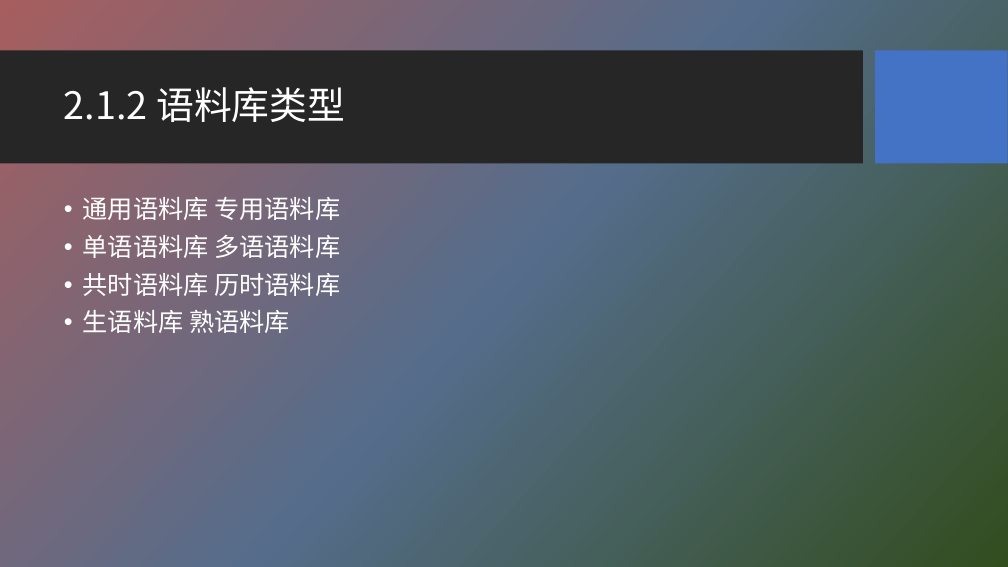
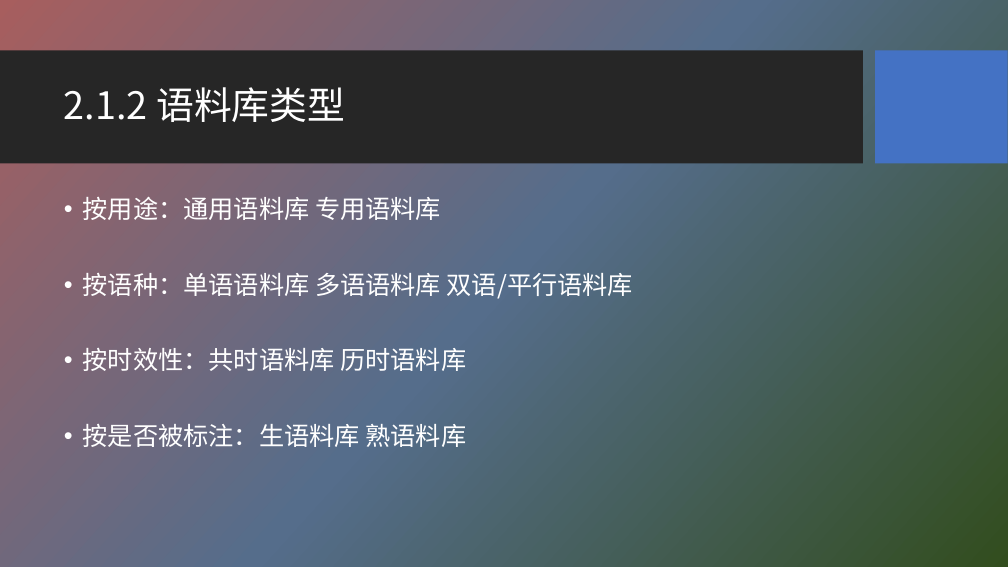
Before and after one commit to HBU/NLP_PPT, a slide deck: slide 9 of PPT-2020/ch02 语料库与词汇知识库.pptx (slide 7 before the commit). Drawn at 1008x567 pixels with LibreOffice and Linux fonts; fonts in the diff are those of the drawing; background and template pictures are left out. Boxes give left, top, right and bottom in pixels: in the first picture for what was removed or moved away, otherwise in the second. Text is boxed around its words. In the diff, an @@ line names an element or a change of style, - is before the commit and + after.

```diff
--- a/PPT-2020/ch02 语料库与词汇知识库.pptx
+++ b/PPT-2020/ch02 语料库与词汇知识库.pptx
@@ text at (83, 197, 633, 447): text changed @@
-• 通用语料库 专用语料库
-• 单语语料库 多语语料库
-• 共时语料库 历时语料库
-• 生语料库 熟语料库
+• 按用途：通用语料库 专用语料库
+• 按语种：单语语料库 多语语料库 双语/平行语料库
+• 按时效性：共时语料库 历时语料库
+• 按是否被标注：生语料库 熟语料库
```
Also in this commit, not shown: 8 other slides changed, 3 slides added, 1 slide removed, 1 other file.
